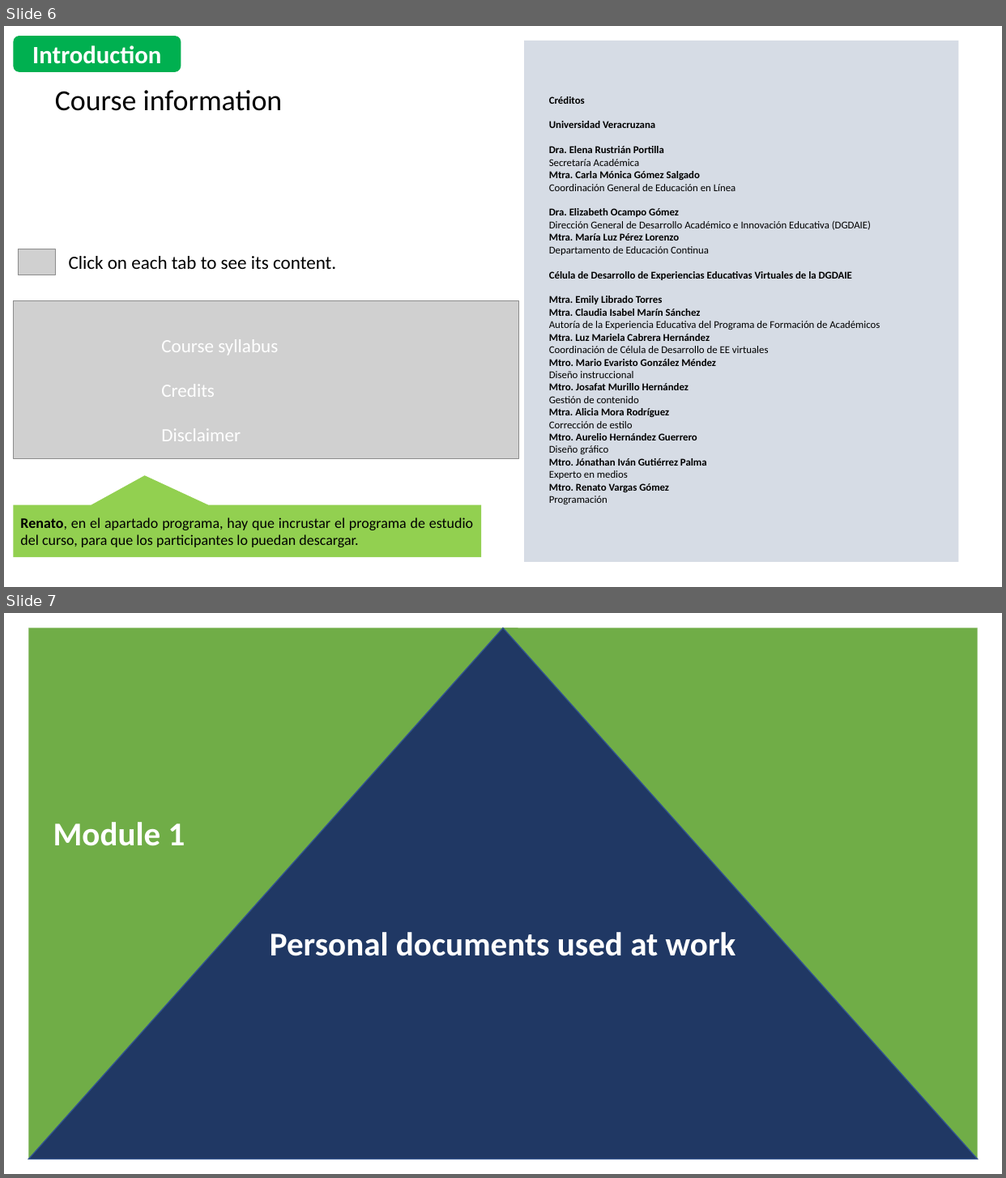
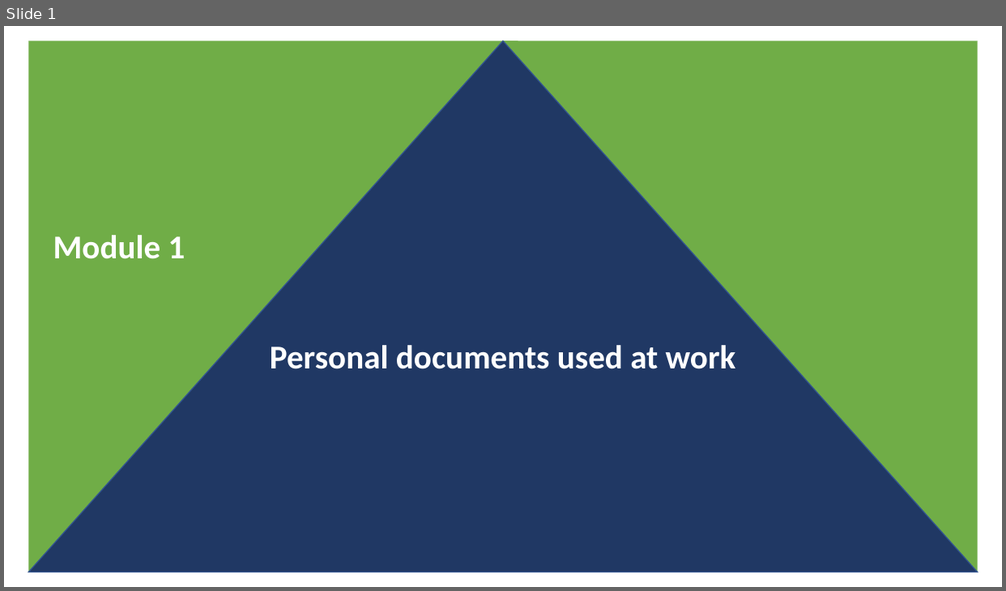
Before and after one commit to CelulaDGDAIE/CelulaDGDAIE.github.io, a slide deck: EducacionContinua/EEOI/Maqueta Módulos 0 y 1_Expresión escrita y oral en inglés-16jul2022.pptx. Shown one above the other, each under a label of ours: slides 6 and 7 before the commit, slide 1 after it. The pictures are 1006x1178 and 1006x591 pixels, drawn with LibreOffice and Linux fonts; fonts in the diff are those of the drawing; grey boxes stand for pictures. Boxes give left, top, right and bottom in pixels: in the first picture for what was removed or moved away, otherwise in the second. Text is boxed around its words. In the diff, an @@ line names an element or a change of style, - is before the commit and + after.

```diff
--- a/EducacionContinua/EEOI/Maqueta Módulos 0 y 1_Expresión escrita y oral en inglés-16jul2022.pptx
+++ b/EducacionContinua/EEOI/Maqueta Módulos 0 y 1_Expresión escrita y oral en inglés-16jul2022.pptx
@@ slide 6 removed at (4, 26, 1002, 587), background #FFFFFF @@
@@ rounded rectangle removed at (13, 36, 181, 72) @@
-Introduction
@@ rectangle removed at (524, 41, 958, 562) @@
@@ text removed at (55, 90, 283, 111) @@
-Course information
@@ text removed at (549, 96, 880, 505) @@
-Créditos
-Universidad Veracruzana
-Dra. Elena Rustrián Portilla
-Secretaría Académica
-Mtra. Carla Mónica Gómez Salgado
-Coordinación General de Educación en Línea
-Dra. Elizabeth Ocampo Gómez
-Dirección General de Desarrollo Académico e Innovación Educativa (DGDAIE)
-Mtra. María Luz Pérez Lorenzo
-Departamento de Educación Continua
-Célula de Desarrollo de Experiencias Educativas Virtuales de la DGDAIE
-Mtra. Emily Librado Torres
-Mtra. Claudia Isabel Marín Sánchez
-Autoría de la Experiencia Educativa del Programa de Formación de Académicos
-Mtra. Luz Mariela Cabrera Hernández
-Coordinación de Célula de Desarrollo de EE virtuales
-Mtro. Mario Evaristo González Méndez
-Diseño instruccional
-Mtro. Josafat Murillo Hernández
-Gestión de contenido
-Mtra. Alicia Mora Rodríguez
-Corrección de estilo
-Mtro. Aurelio Hernández Guerrero
-Diseño gráfico
-Mtro. Jónathan Iván Gutiérrez Palma
-Experto en medios
-Mtro. Renato Vargas Gómez
-Programación
@@ picture removed at (19, 249, 57, 275) @@
@@ text removed at (69, 256, 336, 269) @@
-Click on each tab to see its content.
@@ picture removed at (13, 301, 519, 459) @@
@@ text removed at (161, 339, 278, 442) @@
-Course syllabus
-Credits
-Disclaimer
@@ speech box removed at (13, 506, 481, 557) @@
-Renato, en el apartado programa, hay que incrustar el programa de estudio del curso, para que los participantes lo puedan descargar.
@@ what was slide 7 is now slide 1 @@
```
Also in this commit, not shown: 5 other slides removed, 6 other files.
